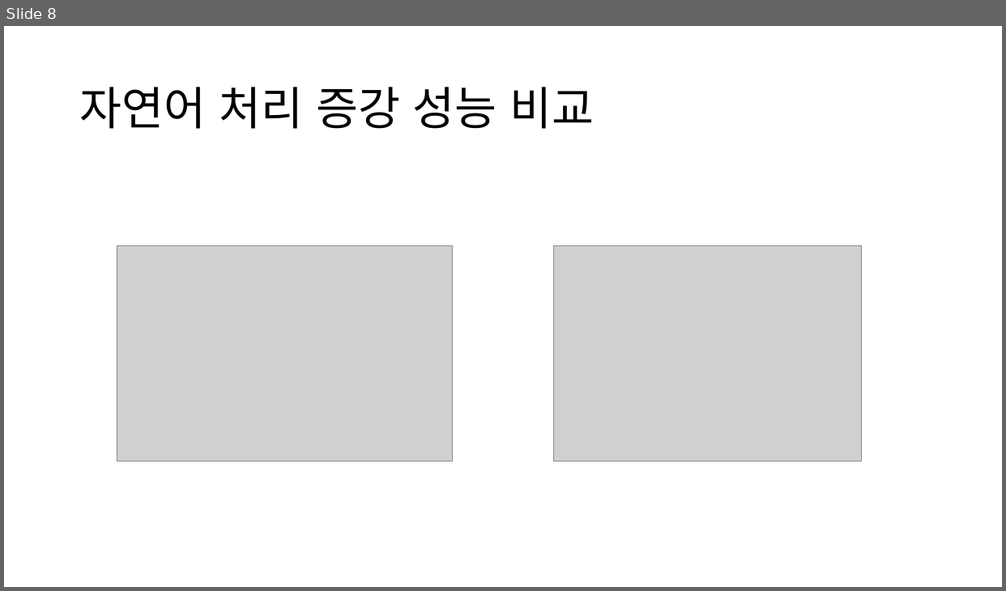
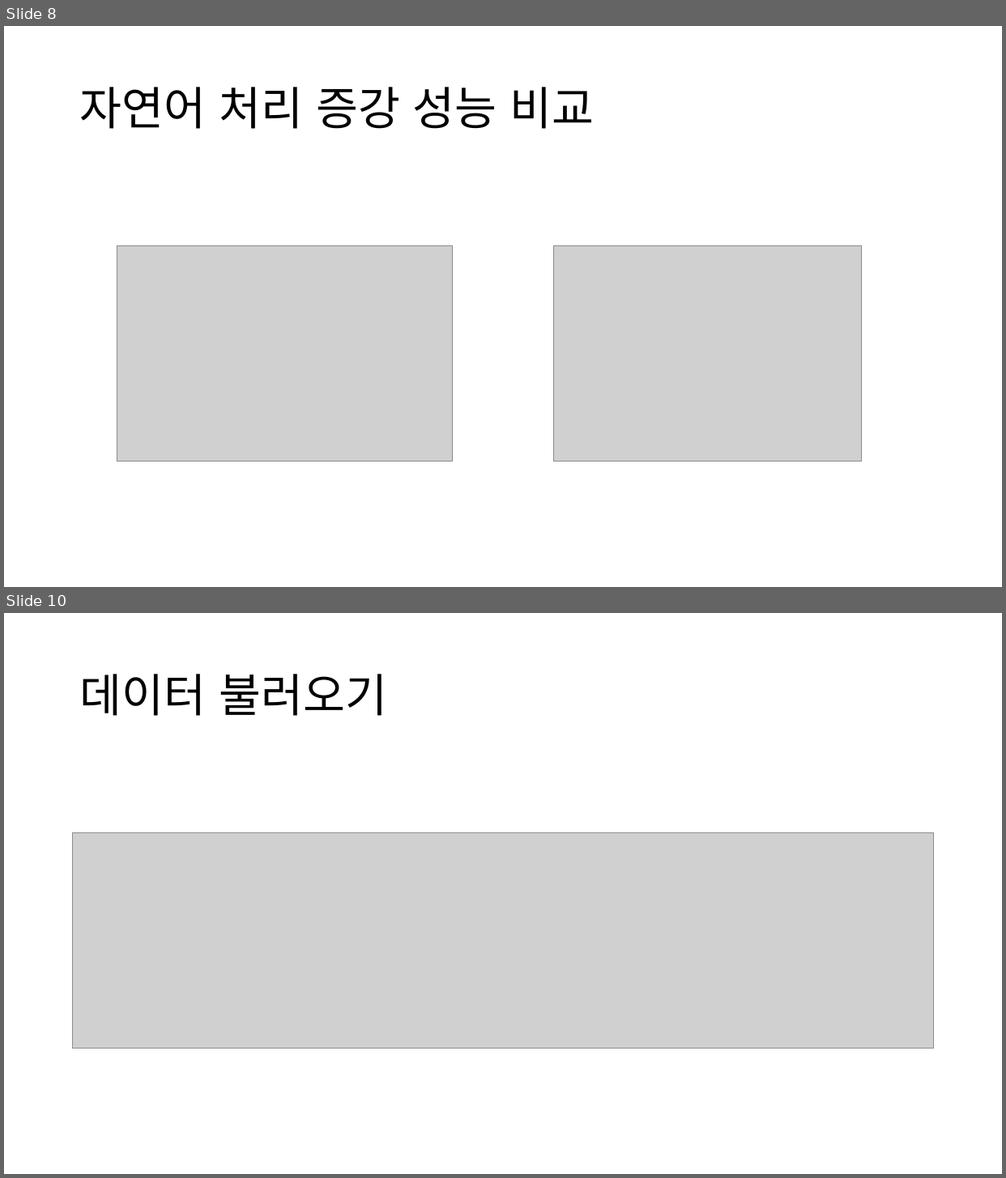
Before and after one commit to CSB-Songdo-International-Portfolio/2025-1_MLDL_course, a slide deck: AI 실전 4주차 - Data Augmentation.pptx. Shown one above the other, each under a label of ours: slide 8 before the commit, slides 8 and 10 after it; the slides between them are not shown. The pictures are 1006x591 and 1006x1178 pixels, drawn with LibreOffice and Linux fonts; fonts in the diff are those of the drawing; grey boxes stand for pictures. Boxes give left, top, right and bottom in pixels: in the first picture for what was removed or moved away, otherwise in the second. Text is boxed around its words. In the diff, an @@ line names an element or a change of style, - is before the commit and + after.

```diff
--- a/AI 실전 4주차 - Data Augmentation.pptx
+++ b/AI 실전 4주차 - Data Augmentation.pptx
@@ slide 10 added at (4, 613, 1002, 1174), background #FFFFFF @@
@@ title added at (80, 674, 388, 716), 44 pt, text #000000 @@
+데이터 불러오기
@@ picture added at (73, 833, 934, 1049) @@
```
Also in this commit, not shown: 7 other slides added, 1 other file.
